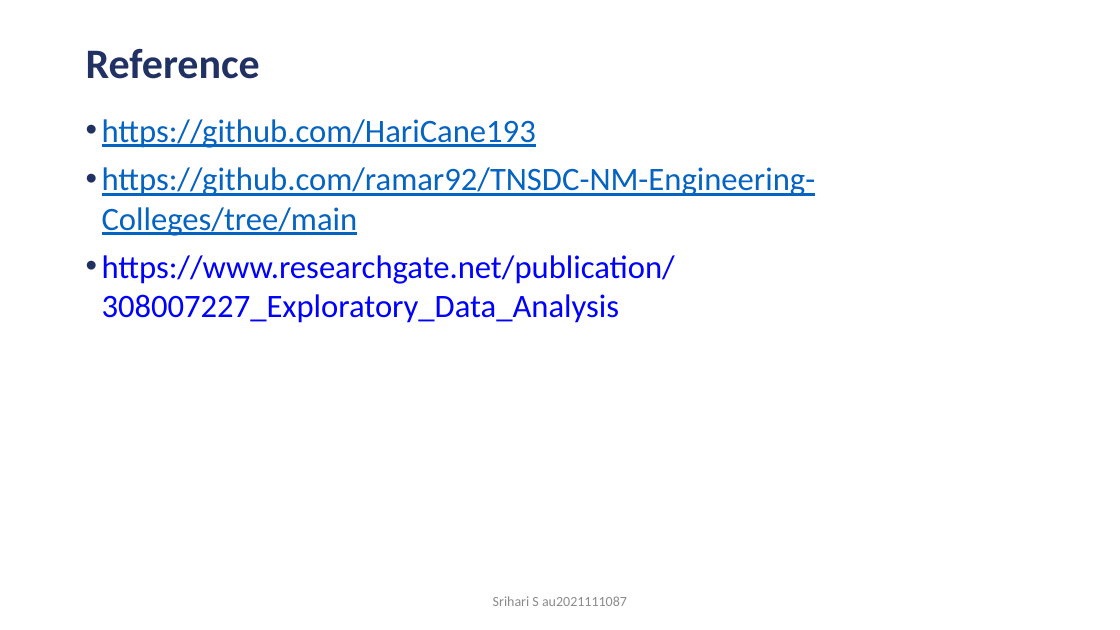
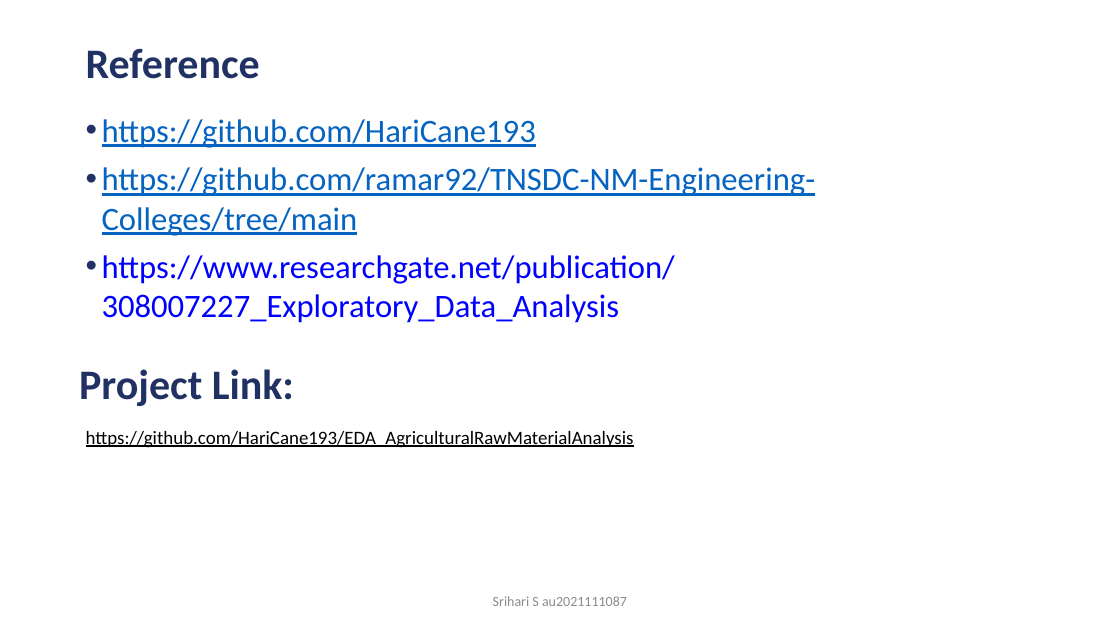
Before and after one commit to HariCane193/EDA_AgriculturalRawMaterialAnalysis, a slide deck: slide 17 of Project_PPT_SrihariS.pptx. Drawn at 1120x630 pixels with LibreOffice and Linux fonts; fonts in the diff are those of the drawing. Boxes give left, top, right and bottom in pixels: in the first picture for what was removed or moved away, otherwise in the second. Text is boxed around its words. In the diff, an @@ line names an element or a change of style, - is before the commit and + after.

```diff
--- a/Project_PPT_SrihariS.pptx
+++ b/Project_PPT_SrihariS.pptx
@@ text added at box(79, 369, 294, 406), 36 pt, text #213163, bold @@
+Project Link:
@@ text added at box(86, 431, 634, 448), 28 pt, text #000000, underline @@
+https://github.com/HariCane193/EDA_AgriculturalRawMaterialAnalysis
```
Also in this commit, not shown: 1 other file.
